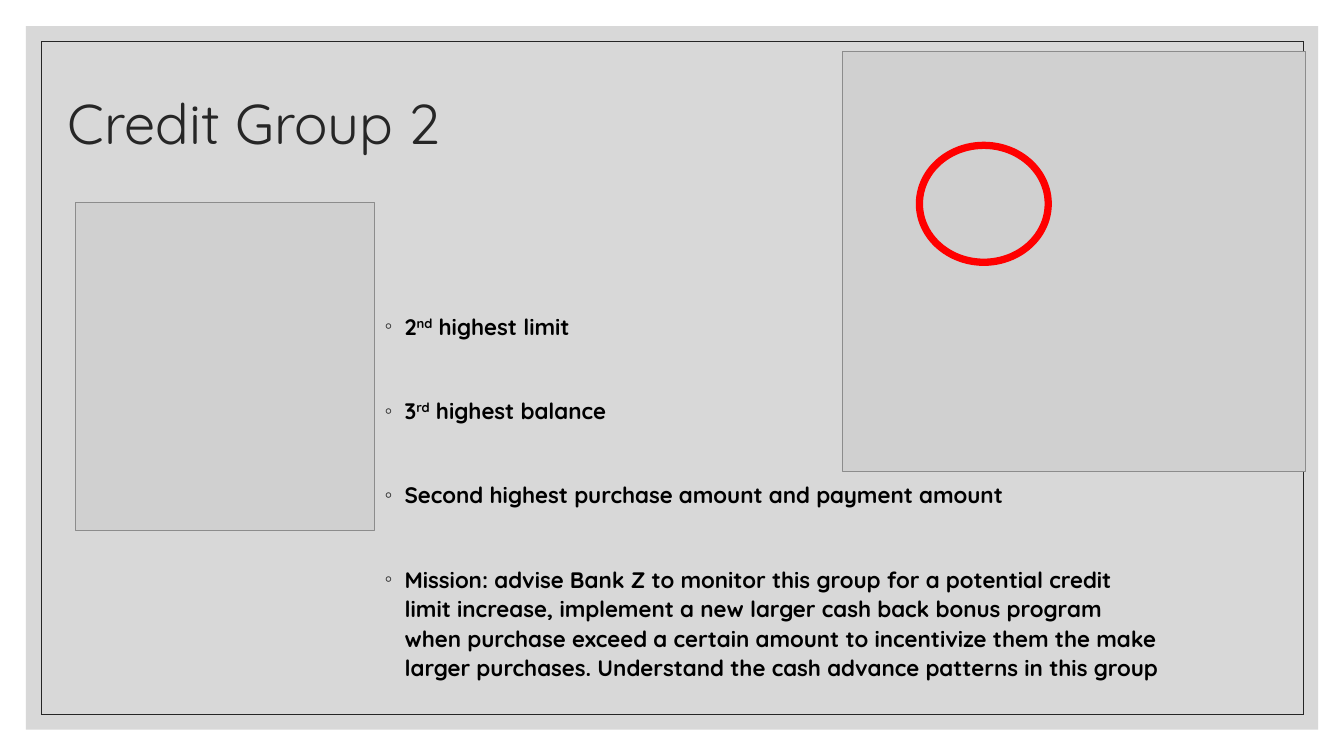
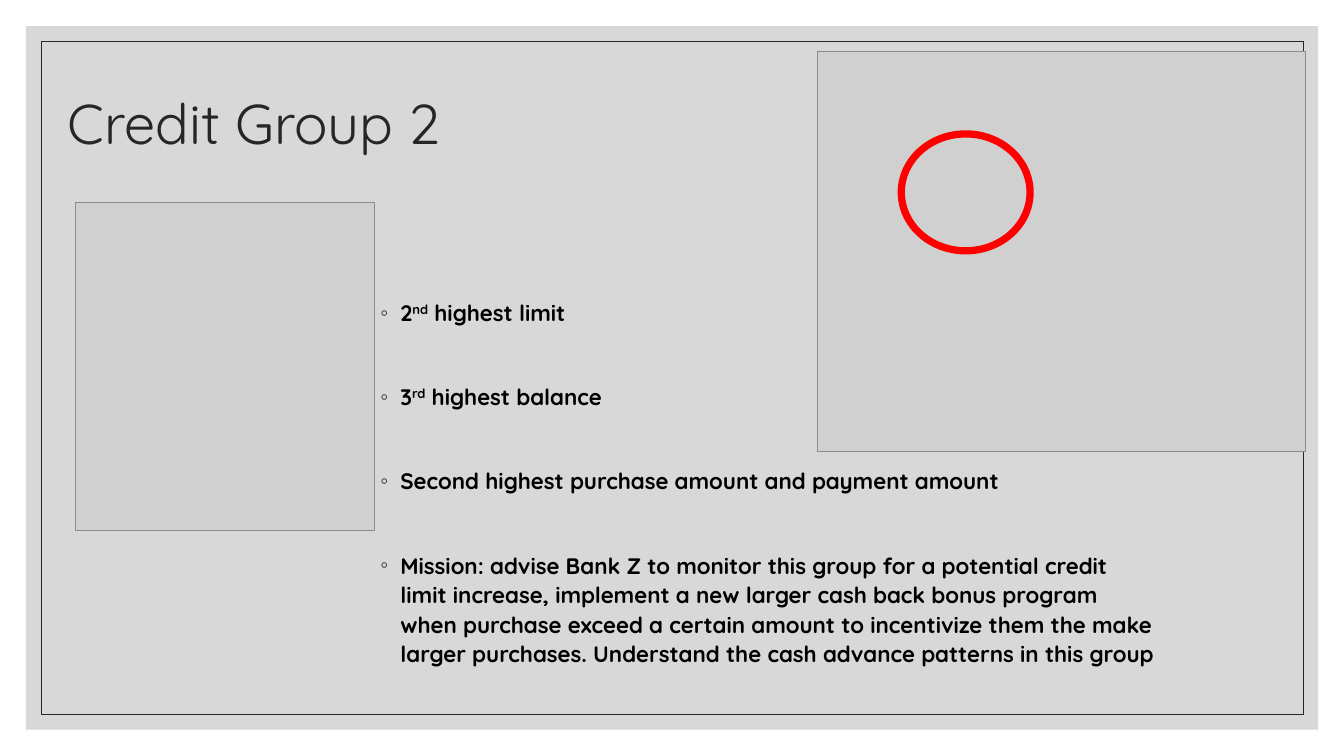
Before and after one commit to ssimmons9212/FedEX, a slide deck: slide 6 of Presentation/Fedex interview Round 2.pptx. Drawn at 1344x756 pixels with LibreOffice and Linux fonts; fonts in the diff are those of the drawing; grey boxes stand for pictures. Boxes give left, top, right and bottom in pixels: in the first picture for what was removed or moved away, otherwise in the second. Text is boxed around its words. In the diff, an @@ line names an element or a change of style, - is before the commit and + after.

```diff
--- a/Presentation/Fedex interview Round 2.pptx
+++ b/Presentation/Fedex interview Round 2.pptx
@@ picture: place and size @@
-picture at (843, 51, 1306, 472)
+picture at (819, 51, 1306, 452)
@@ donut: place and size @@
-donut at (917, 142, 1052, 265)
+donut at (898, 131, 1033, 254)
@@ text "2nd highest limit": place and size @@
-text "2nd highest limit" at (405, 318, 1158, 681)
+text "2nd highest limit" at (400, 304, 1154, 667)
```
Also in this commit, not shown: 2 other slides changed, 2 slides added, 1 other file.
